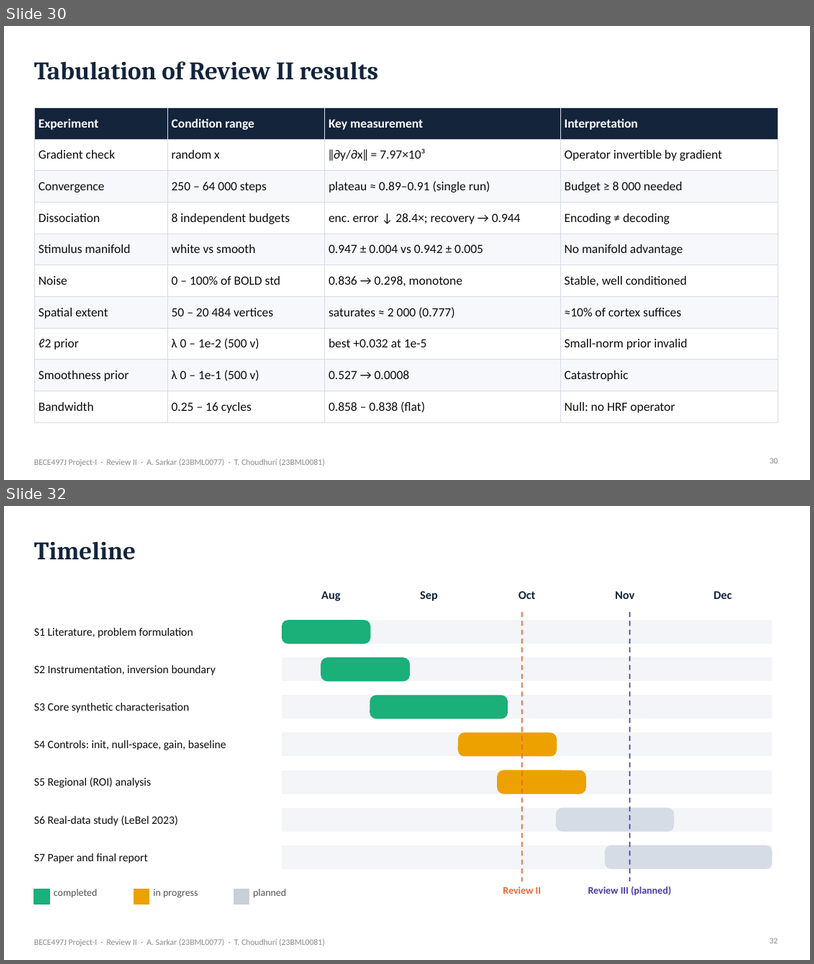
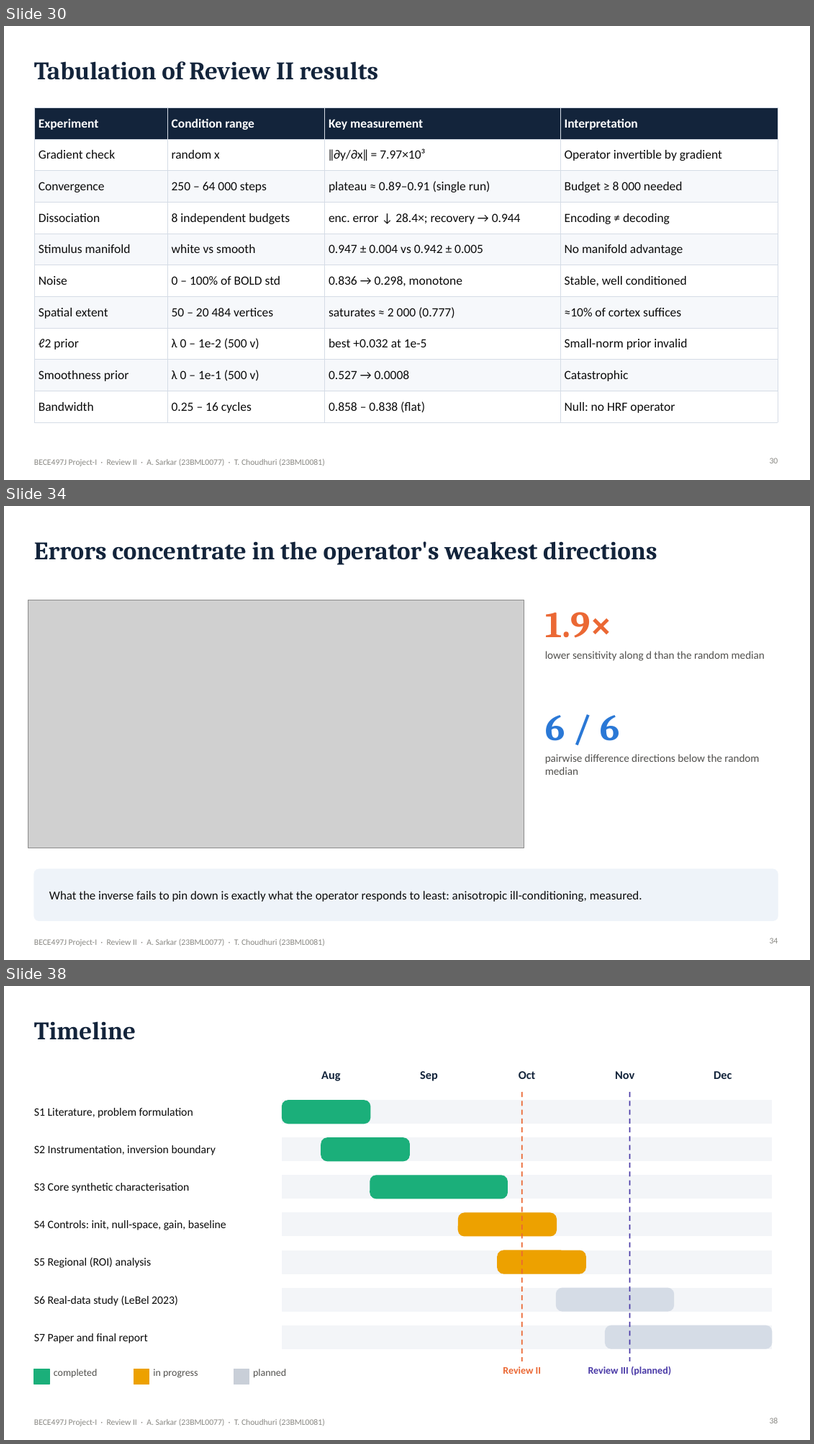
Before and after one commit to Ivxn404/semantic-decoding-tribe-inversion, a slide deck: deck/Review2_Sarkar_Choudhuri.pptx. Shown one above the other, each under a label of ours: slides 30 and 32 before the commit, slides 30, 34 and 38 after it; the slides between them are not shown. The pictures are 814x964 and 814x1444 pixels, drawn with LibreOffice and Linux fonts; fonts in the diff are those of the drawing; grey boxes stand for pictures. Boxes give left, top, right and bottom in pixels: in the first picture for what was removed or moved away, otherwise in the second. Text is boxed around its words. In the diff, an @@ line names an element or a change of style, - is before the commit and + after.

```diff
--- a/deck/Review2_Sarkar_Choudhuri.pptx
+++ b/deck/Review2_Sarkar_Choudhuri.pptx
@@ slide 34 added at [4, 506, 810, 960], background #FFFFFF; not listed: 1 template element that a slide beside it also shows @@
@@ title added at [34, 541, 658, 565], 30 pt, text #13243B, bold @@
+Errors concentrate in the operator's weakest directions
@@ picture added at [28, 600, 525, 848] @@
@@ text added at [545, 612, 612, 638], 44 pt, text #EB6834, bold @@
+1.9×
@@ text added at [545, 651, 765, 661], 13 pt, text #52514E @@
+lower sensitivity along d than the random median
@@ text added at [545, 715, 620, 741], 44 pt, text #2A78D6, bold @@
+6 / 6
@@ text added at [545, 754, 759, 775], 13 pt, text #52514E @@
+pairwise difference directions below the random median
@@ rounded rectangle added at [34, 869, 778, 921], fill #EEF3F9, outline #EEF3F9 1 pt @@
@@ text added at [49, 890, 643, 901], 14.5 pt, text #0B0B0B @@
+What the inverse fails to pin down is exactly what the operator responds to least: anisotropic ill-conditioning, measured.
@@ page number added at [770, 937, 779, 943], 10 pt, text #8A8984 @@
+34
@@ what was slide 32 is now slide 38 @@
@@ page number at [770, 1417, 779, 1423]: text changed @@
-32
+38
```
Also in this commit, not shown: 3 slides changed, 5 other slides added, 3 other files.
